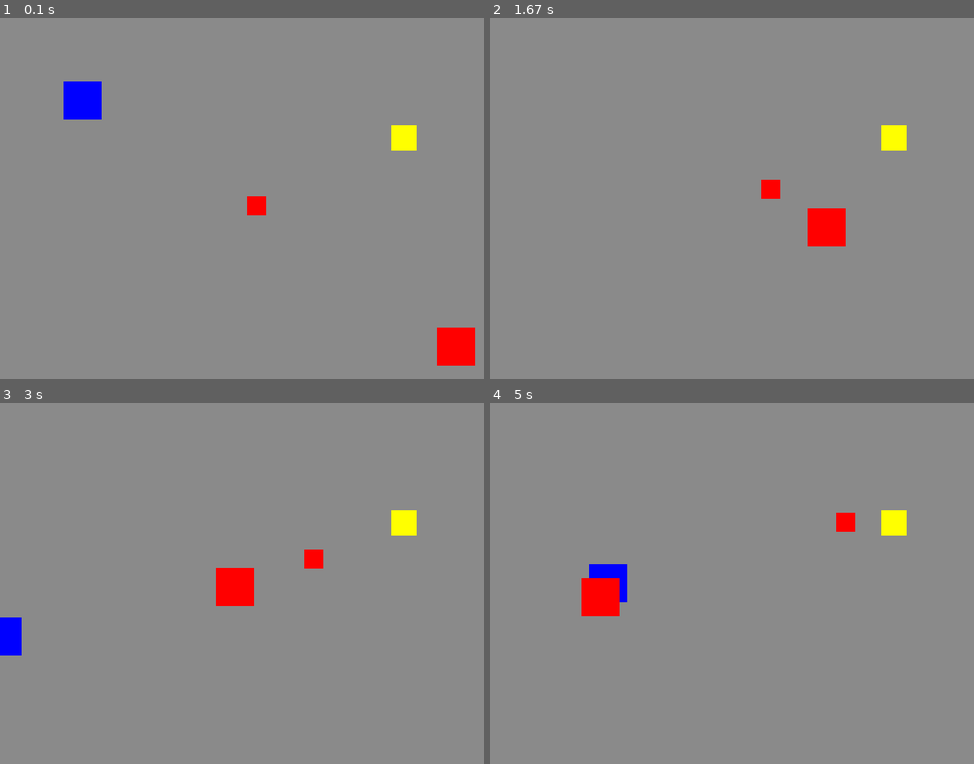
Above: before the commit, frames 1-4 (two rows, left to right).
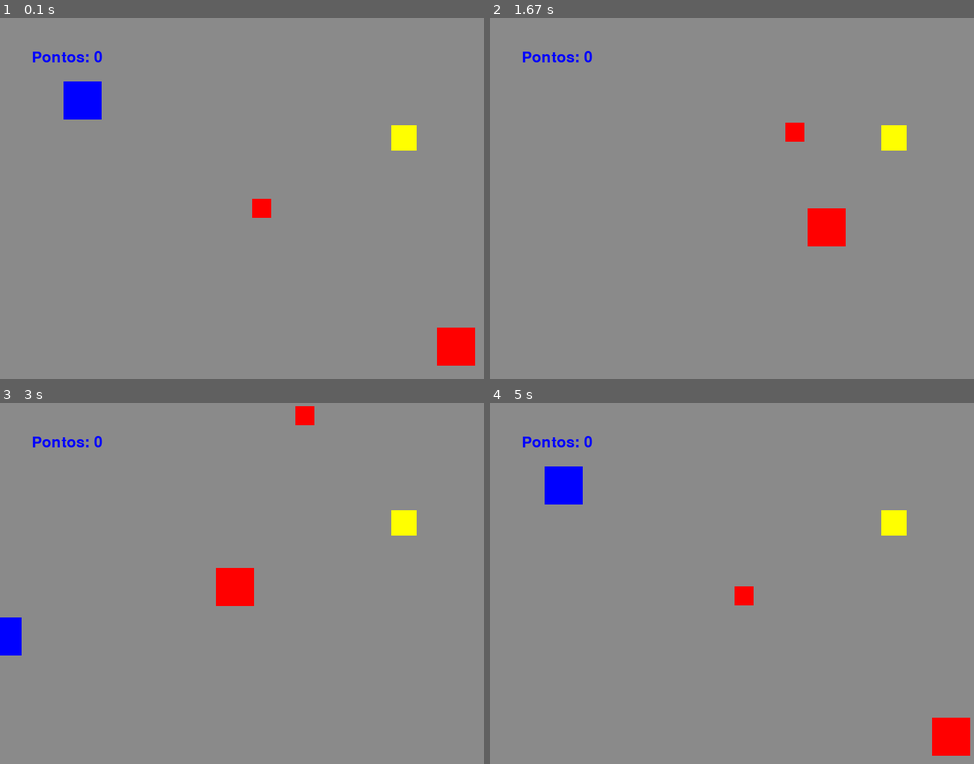
Above: after the commit, the same moments.

Repository: caiopqueiroz/CursoPygame
Game: pygame game, started from desafios/rei_da_arena_supremo/rei.py
The game is run twice, just before and just after one commit, with the same random seed, the same clock (stepped at 60 frames per second) and the same inputs.
Inputs:
- Up to frame 1 (0.1 s): no input
- Up to frame 2 (1.67 s): hold A 0.33-0.87 s; hold S 0.9-1.2 s; hold A 1.23-1.63 s
- Up to frame 3 (3 s): hold D 2.07-2.7 s; hold S from 2.73 s (still down)
- Up to frame 4 (5 s): release S at 3.1 s; hold A 3.13-3.6 s; hold D 3.63-4.1 s; hold W 4.13-4.43 s; hold D 4.47-4.93 s; hold A from 4.97 s (still down)

The runs differ from the first frame. In frame 1, 0.3% of the frame differs, in the area x 6-57%, y 9-56%; in frame 2, 0.6%; in frame 3, 0.6%; in frame 4, 3.5%, in the area x 6-100%, y 9-98%.

Commit message:
Atualizações

Diff:
--- a/desafios/rei_da_arena_supremo/rei.py
+++ b/desafios/rei_da_arena_supremo/rei.py
@@ -13,11 +13,18 @@
 # tipo 2: após X pontos - mais rápido
 # tipo 3: movimento aleatório
 # encostar no inimigo: game over - som de morte
+# a cada x pontos: velocidade do inimigo tipo 1 aumenta
+# mostrar pontos na tela durante o jogo
+# exibir mensagem quando o a velocidade aumentar
+
+# ideias para aprimorar:
+# criar um gerador de inimigos que spawna mais a cada soma +x de pontos
 
 
 import pygame
 import sys
 from random import randint
+from random import choice
 
 
 pygame.init()
@@ -26,14 +33,23 @@
 clock = pygame.time.Clock()
 # cores
 preto = (0, 0, 0)
+branco = (255, 255, 255)
 cinza = (138, 138, 138)
 azul = (0, 0, 255)
 amarelo = (255, 255, 0)
 vermelho = (255, 0, 0)
 # estado
 estado = 'jogando'
+# fonte
+titulo = pygame.font.SysFont(None, 72)
+texto = pygame.font.SysFont(None, 36)
+# texto
+game_over = titulo.render('GAME OVER', True, branco)
+aperte_p = texto.render('Aperte P para reiniciar o jogo', True, branco)
+mensagem = ''
 # player
 pontos = 0
+pontos_acumulados = 0
 v_player = 7
 l_player = 60
 h_player = 60
@@ -57,7 +73,8 @@
 x_inimigo2 = 700
 y_inimigo2 = 500
 # inimigo tipo 3
-v_inimigo3 = 2
+v_vertical = 0
+v_horizontal = 2
 l_inimigo3 = 30
 h_inimigo3 = 30
 x_inimigo3 = (800 - l_inimigo3) // 2
@@ -69,15 +86,48 @@
         if evento.type == pygame.QUIT:
             pygame.quit()
             sys.exit()
+        if evento.type == pygame.KEYDOWN:
+            if [pygame.K_p]:
+                if estado == 'gameover':
+                    estado = 'jogando'
+                    x_player = 100
+                    y_player = 100
+                    x_inimigo1 = 700
+                    y_inimigo1 = 500
+                    x_inimigo3 = (800 - l_inimigo3) // 2
+                    y_inimigo3 = (600 - h_inimigo3) // 2
+                    pontos = 0
 
     # lógica
     if estado == 'inicio':
         pass
 
     if estado == 'jogando':
+        # atualizando contagem de pontos da tela
+        mostrar_pontos = texto.render(f'Pontos: {pontos}', True, azul)
+
+        # aumentando velocidade de acordo com a soma de pontos
+        if pontos_acumulados == 10:
+            mensagem = 'Velocidade aumentou!'
+            tempo_mensagem = pygame.time.get_ticks()
+            v_inimigo1 += 0.5
+            print(v_inimigo1)
+            pontos_acumulados = 0
+
+        velocidade_aumentou = texto.render(mensagem, True, preto)
+        # ocultado mensagem
+        if mensagem:
+            tempo_atual = pygame.time.get_ticks()
+            if tempo_atual - tempo_mensagem > 2000:
+                mensagem = ''
+
         # definindo colisões
         colisao_reliquia = pygame.Rect(x_reliquia, y_reliquia, l_reliquia, h_reliquia)
         colisao_player = pygame.Rect(x_player, y_player, l_player, h_player)
+        colisao_inimigo1 = pygame.Rect(x_inimigo1, y_inimigo1, l_inimigo1, h_inimigo1)
+        if pontos >= 30:
+            colisao_inimigo2 = pygame.Rect(x_inimigo2, y_inimigo2, l_inimigo2, h_inimigo2)
+        colisao_inimigo3 = pygame.Rect(x_inimigo3, y_inimigo3, l_inimigo3, h_inimigo3)
 
         # aplicando colisões
         if colisao_player.colliderect(colisao_reliquia):
@@ -88,7 +138,15 @@
                 x_reliquia = randint(400, 800 - l_reliquia)
             y_reliquia = randint(0, 600 - h_reliquia)
             pontos += 1
+            pontos_acumulados += 1
             print(f'Pontos: {pontos}')
+        if colisao_player.colliderect(colisao_inimigo1):
+            estado = 'gameover'
+        if pontos >= 30:
+            if colisao_player.colliderect(colisao_inimigo2):
+                estado = 'gameover'
+        if colisao_player.colliderect(colisao_inimigo3):
+            estado = 'gameover'
 
         # movimentação do player
         teclas = pygame.key.get_pressed()
@@ -123,16 +181,26 @@
                 y_inimigo2 += v_inimigo2
 
         # movimentação do inimigo tipo 3
-        direcao_inimigo3 = randint(0, 3)
-        print(direcao_inimigo3)
-        if direcao_inimigo3 == 0:
-            y_inimigo3 -= v_inimigo3
-        if direcao_inimigo3 == 1:
-            y_inimigo3 -= v_inimigo3
-        if direcao_inimigo3 == 2:
-            y_inimigo3 += v_inimigo3
-        if direcao_inimigo3 == 3:
-            x_inimigo3 += v_inimigo3
+        x_inimigo3 += v_horizontal
+        y_inimigo3 += v_vertical
+        if randint(0, 100) == 0:
+            if v_horizontal == 2 or v_horizontal == -2:
+                v_horizontal = 0
+                v_vertical = choice([-2, 2])
+        if randint(0, 100) == 0:
+            if v_vertical == 2 or v_vertical == -2:
+                v_vertical = 0
+                v_horizontal = choice([-2, 2])
+
+        # impedindo o inimigo 3 de sair da tela
+        if x_inimigo3 < 0:
+            v_horizontal *= -1
+        if x_inimigo3 > 800 - l_inimigo3:
+            v_horizontal *= -1
+        if y_inimigo3 < 0:
+            v_vertical *= -1
+        if y_inimigo3 > 600 - h_inimigo3:
+            v_vertical *= -1
 
     # desenho
     if estado == 'inicio':
@@ -151,6 +219,14 @@
             pygame.draw.rect(tela, vermelho, (x_inimigo2, y_inimigo2, l_inimigo2, h_inimigo2))
         # inimigo tipo 3
         pygame.draw.rect(tela, vermelho, (x_inimigo3, y_inimigo3, l_inimigo3, h_inimigo3))
+        tela.blit(mostrar_pontos, (50, 50))
+        tela.blit(velocidade_aumentou, (50, 450))
+
+    if estado == 'gameover':
+        tela.fill(preto)
+        tela.blit(game_over, (100, 100))
+        tela.blit(aperte_p, (100, 200))
+        tela.blit(mostrar_pontos, (100, 300))
 
     # atualizações
     pygame.display.update()
